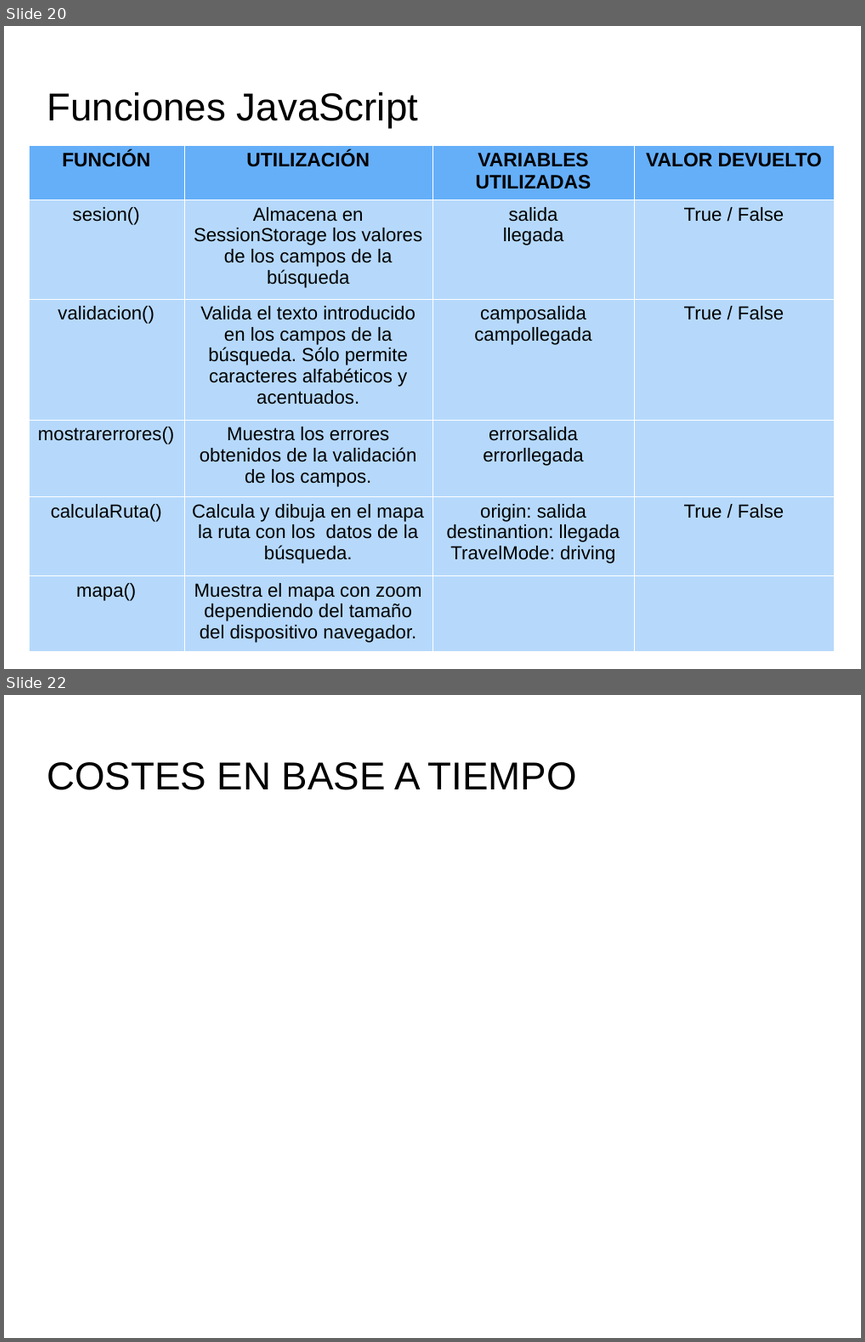
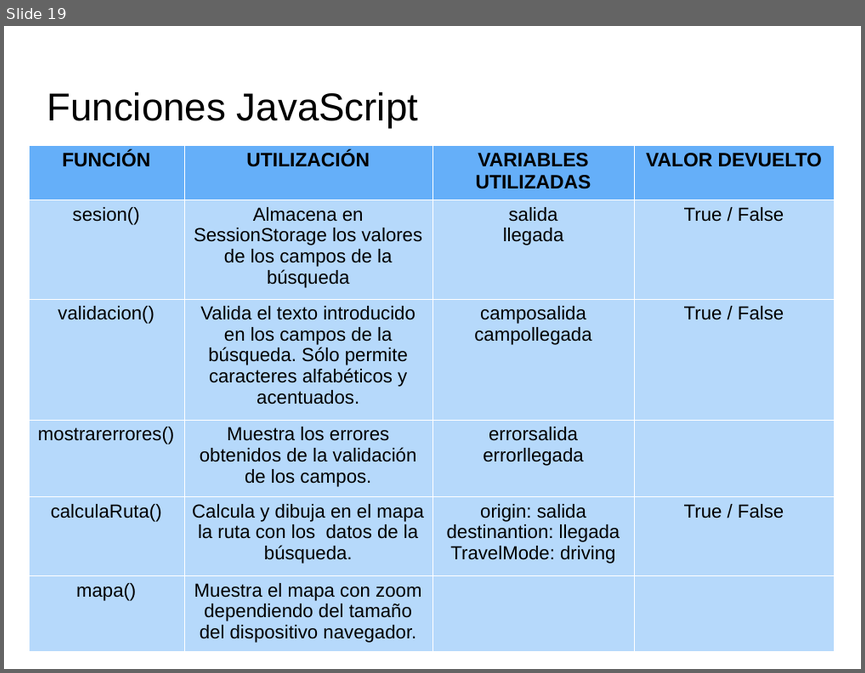
Before and after one commit to PatriiML11/ProyectoWeb, a slide deck: doc/Documentos/Presentacion2.odp. Shown one above the other, each under a label of ours: slides 20 and 22 before the commit, slide 19 after it; the slides between them are not shown. The pictures are 865x1342 and 865x673 pixels, drawn with LibreOffice and Linux fonts; fonts in the diff are those of the drawing; background and template pictures are left out. Boxes give left, top, right and bottom in pixels: in the first picture for what was removed or moved away, otherwise in the second. Text is boxed around its words. In the diff, an @@ line names an element or a change of style, - is before the commit and + after.

```diff
--- a/doc/Documentos/Presentacion2.odp
+++ b/doc/Documentos/Presentacion2.odp
@@ slide 22 removed at (4,695,861,1338), background picture (left out) @@
@@ title removed at (46,762,577,790) @@
-COSTES EN BASE A TIEMPO
@@ what was slide 20 is now slide 19 @@
```
Also in this commit, not shown: 6 slides changed, 2 slides added, 3 other slides removed, 16 other files.
